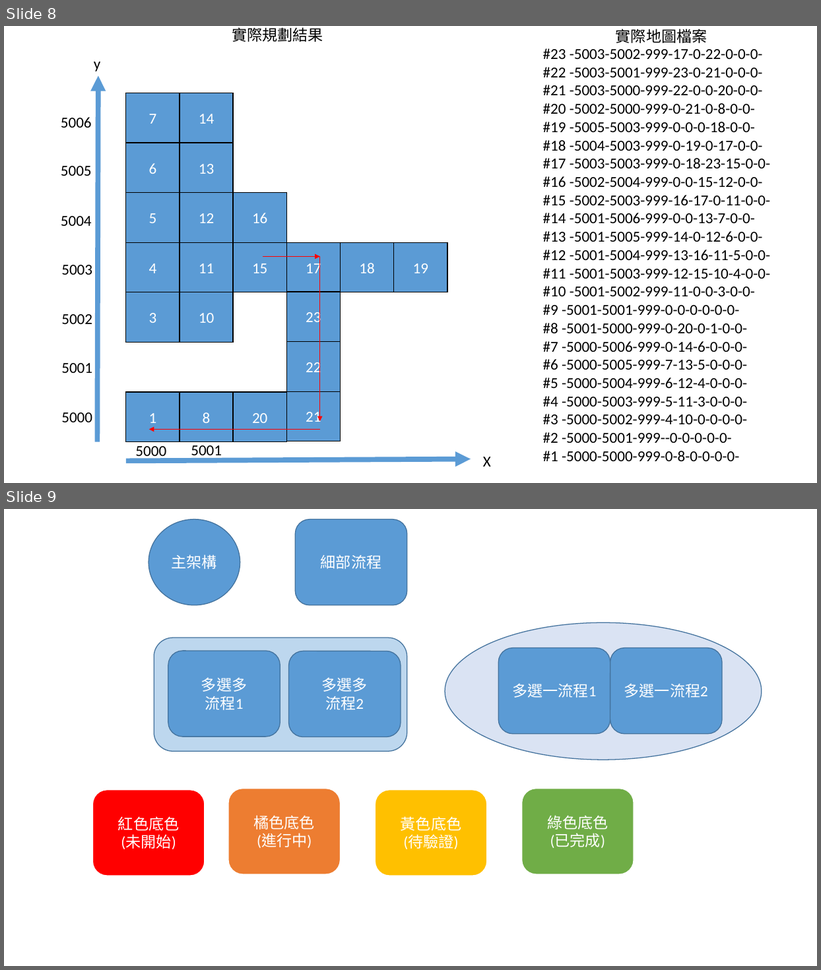
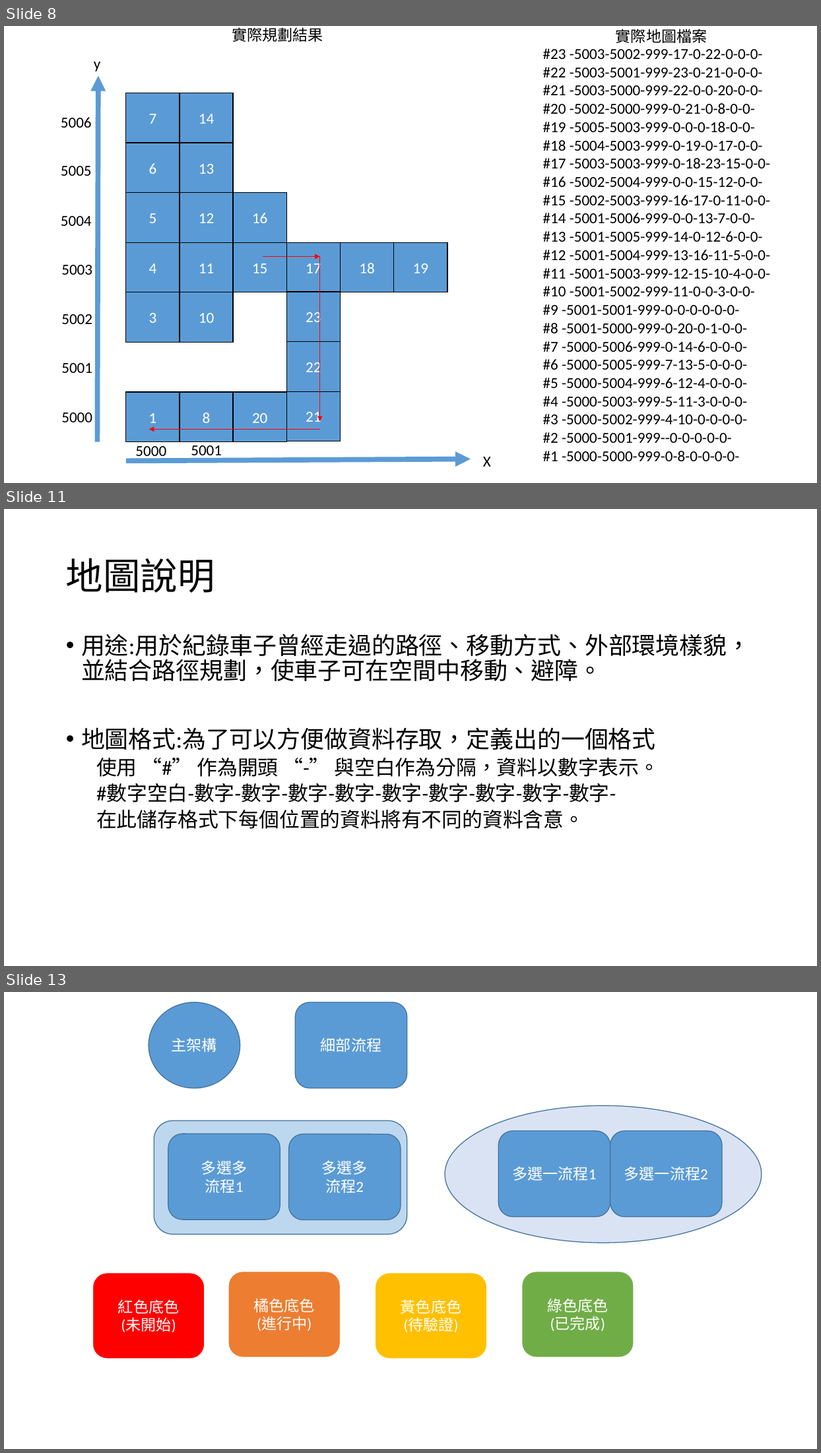
Before and after one commit to mskhrk/nttu_smartCar, a slide deck: document/運作流程圖.pptx. Shown one above the other, each under a label of ours: slides 8 and 9 before the commit, slides 8, 11 and 13 after it; the slides between them are not shown. The pictures are 821x970 and 821x1453 pixels, drawn with LibreOffice and Linux fonts; fonts in the diff are those of the drawing. Boxes give left, top, right and bottom in pixels: in the first picture for what was removed or moved away, otherwise in the second. Text is boxed around its words. In the diff, an @@ line names an element or a change of style, - is before the commit and + after.

```diff
--- a/document/運作流程圖.pptx
+++ b/document/運作流程圖.pptx
@@ slide 11 added at [4,509,817,966], background #FFFFFF @@
@@ title added at [66,558,215,593], 44 pt, text #000000 @@
+地圖說明
@@ text added at [81,634,750,829], 24 pt, text #000000 @@
+• 用途:用於紀錄車子曾經走過的路徑、移動方式、外部環境樣貌，並結合路徑規劃，使車子可在空間中移動、避障。
+• 地圖格式:為了可以方便做資料存取，定義出的一個格式
+  使用 “#” 作為開頭 “-” 與空白作為分隔，資料以數字表示。
+  #數字空白-數字-數字-數字-數字-數字-數字-數字-數字-數字-
+  在此儲存格式下每個位置的資料將有不同的資料含意。
@@ what was slide 9 is now slide 13 @@
```
Also in this commit, not shown: 5 slides changed, 3 other slides added, 1 slide removed, 6 other files.
